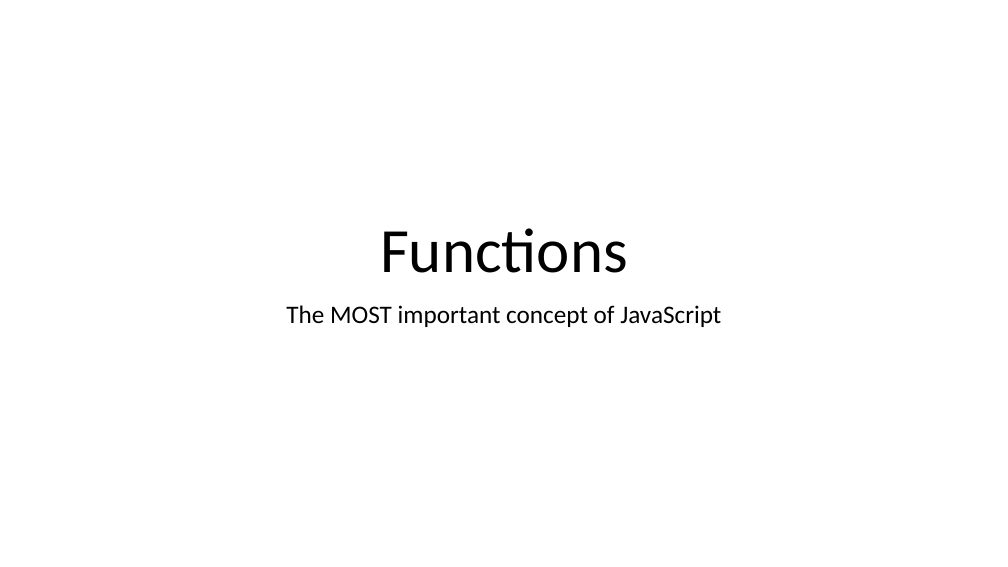
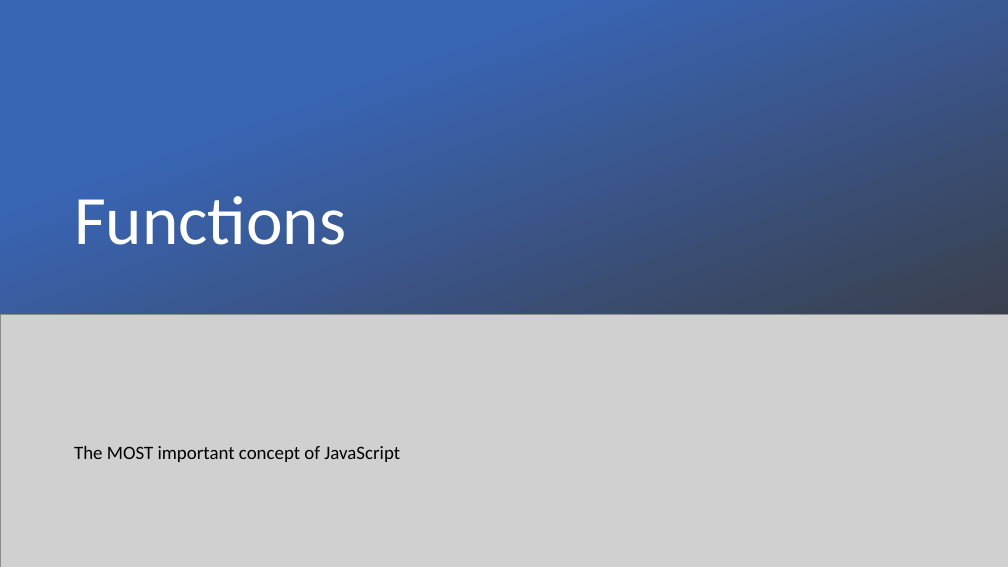
Before and after one commit to yimejky/wawjs, a slide deck: slide 1 of 02-prednaska/02.02-functions.pptx. Drawn at 1008x567 pixels with LibreOffice and Linux fonts; fonts in the diff are those of the drawing; grey boxes stand for pictures. Boxes give left, top, right and bottom in pixels: in the first picture for what was removed or moved away, otherwise in the second. Text is boxed around its words. In the diff, an @@ line names an element or a change of style, - is before the commit and + after.

```diff
--- a/02-prednaska/02.02-functions.pptx
+++ b/02-prednaska/02.02-functions.pptx
@@ rectangle added at (0,0,1008,461), fill gradient #3965B5 to #3B3838 @@
@@ title "Functions": place and size @@
-title "Functions" at (380,228,628,273)
+title "Functions" at (74,196,346,245)
@@ title "Functions" at (74,196,346,245): size 60 to 66 pt, text colour #000000 to #FFFFFF; alignment centre to left; vertical alignment bottom to middle @@
@@ picture added at (0,315,1008,567) @@
@@ text "The MOST important concept of ...": place and size @@
-text "The MOST important concept of ..." at (286,305,721,327)
+text "The MOST important concept of ..." at (74,446,400,462)
@@ text "The MOST important concept of ..." at (74,446,400,462): size 24 to 18 pt; alignment centre to left @@
```
Also in this commit, not shown: 1 other file.
